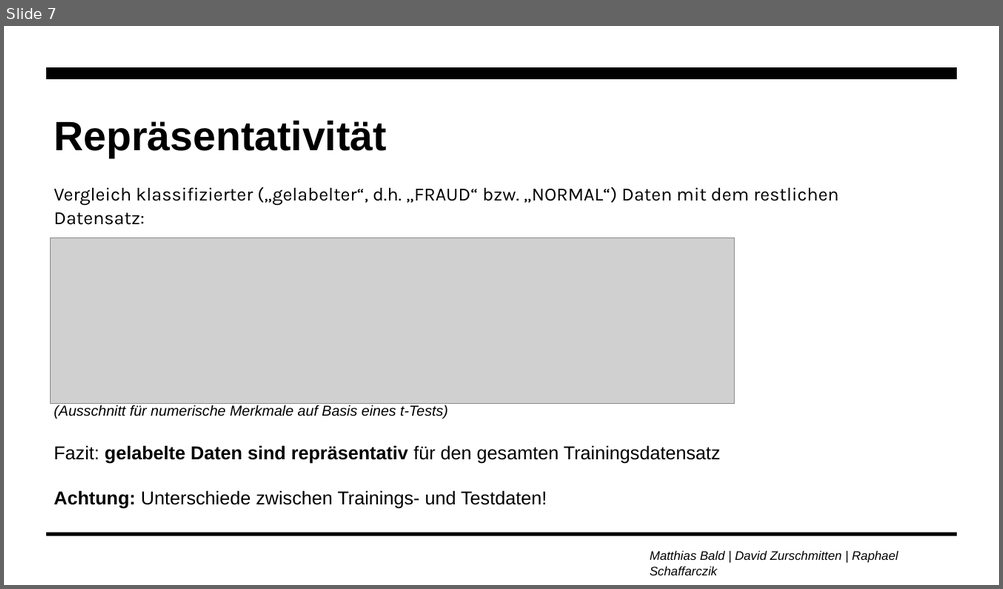
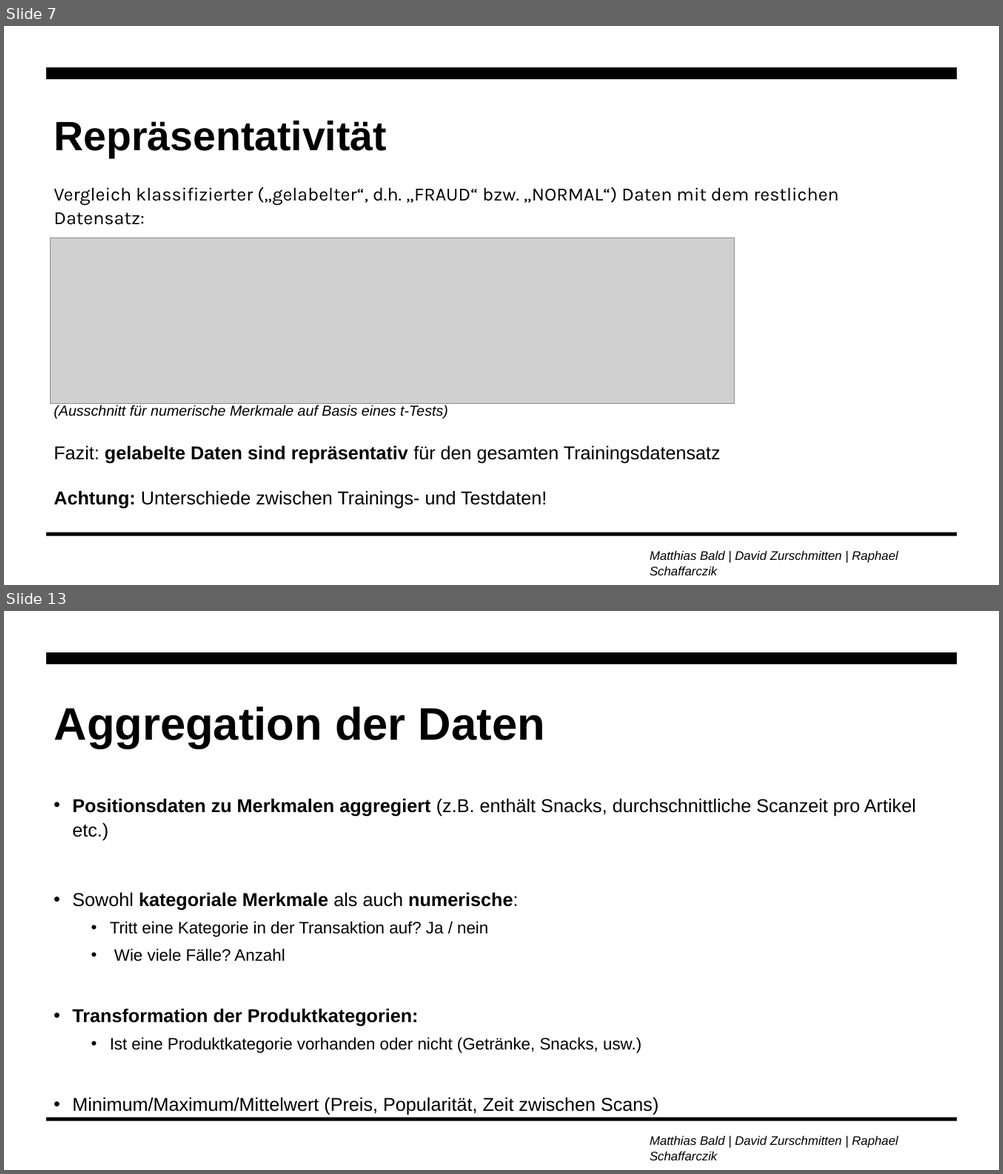
Before and after one commit to zurdavid/projektpraktikum-datascience, a slide deck: präsentationen/Meilenstein2_Praesentation_Raphael.pptx. Shown one above the other, each under a label of ours: slide 7 before the commit, slides 7 and 13 after it; the slides between them are not shown. The pictures are 1003x589 and 1003x1174 pixels, drawn with LibreOffice and Linux fonts; fonts in the diff are those of the drawing; grey boxes stand for pictures; background and template pictures are left out. Boxes give left, top, right and bottom in pixels: in the first picture for what was removed or moved away, otherwise in the second. Text is boxed around its words. In the diff, an @@ line names an element or a change of style, - is before the commit and + after.

```diff
--- a/präsentationen/Meilenstein2_Praesentation_Raphael.pptx
+++ b/präsentationen/Meilenstein2_Praesentation_Raphael.pptx
@@ slide 13 added at <box>4,611,999,1170</box>, background #FFFFFF; not listed: 3 template elements that a slide beside it also shows @@
@@ title added at <box>54,706,545,749</box>, 44 pt, text #000000, bold @@
+Aggregation der Daten
@@ text added at <box>72,798,916,1116</box>, 18 pt, text #000000 @@
+• Positionsdaten zu Merkmalen aggregiert (z.B. enthält Snacks, durchschnittliche Scanzeit pro Artikel etc.)
+• Sowohl kategoriale Merkmale als auch numerische:
+  • Tritt eine Kategorie in der Transaktion auf? Ja / nein
+  • Wie viele Fälle? Anzahl
+• Transformation der Produktkategorien:
+  • Ist eine Produktkategorie vorhanden oder nicht (Getränke, Snacks, usw.)
+• Minimum/Maximum/Mittelwert (Preis, Popularität, Zeit zwischen Scans)
```
Also in this commit, not shown: 4 slides changed, 26 other slides added, 15 slides removed, 1 other file.
